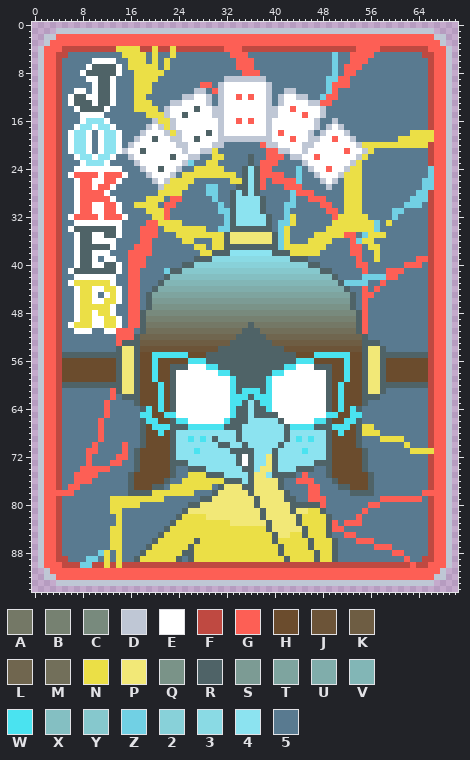
A pixel-art file gets an edit: assets/1x/athenerd.ase. The picture above was drawn from the file before the commit.
71x95 pixels, 1 frame.
Palette (. is transparent): A #747866  B #768171  C #788a7d  D #bfc7d5  E #ffffff  F #bf4941  G #fd5f55  H #6b4c2d  J #6c5438  K #6e5d43  L #70664f  M #726f5a  N #ebdf46  P #f2e877  Q #7a9388  R #4f6367  S #7c9b94  T #7ea49f  U #80adab  V #82b6b6  W #4ae3f0  X #84bfc2  Y #86c8cd  Z #71d0e4  2 #88d1d9  3 #8adae4  4 #8ce3f0  5 #597a90
The same view after the edit:
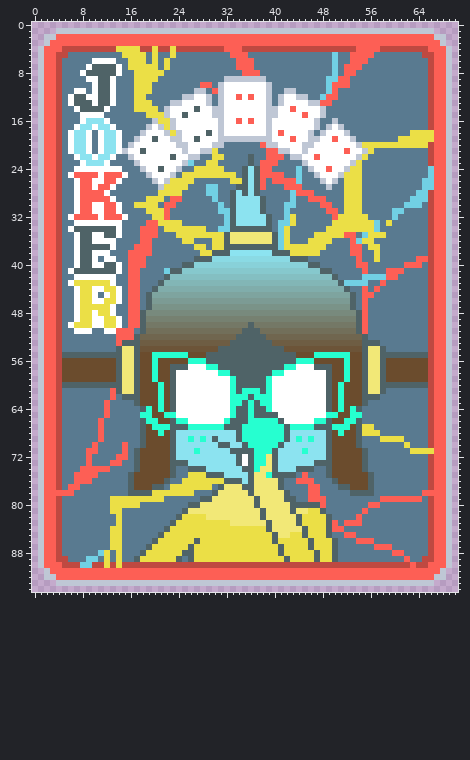
From old to new:
Colour W changes from #4ae3f0 to #26ffd0.
Layer "Layer 3":
Colour 4 gives way to colour W in rows 63 to 65 at x 36; in row 66 at x 36 to 40; in rows 67 to 69 at x 35 to 41; in row 70 at x 36 to 40; in row 71 at x 37 to 39; in rows 72 to 73 at x 37 to 38.
Colour 4 gives way to colour W in row 74 at x 37; in row 75 at x 39.
